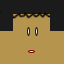
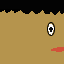
Layers edited between the first and the second 64×64 image:
removed layer "矩形 4" over [50, 12, 64, 31]
removed layer "矩形 3" over [0, 13, 13, 31]
removed layer "椭圆 2" over [28, 50, 35, 53]
removed layer "椭圆 1 副本" over [27, 27, 30, 36]
added layer "矩形 5" above "图层 4" over [0, 0, 64, 9]
renamed "图层 1" to "图层 4", moved it above "椭圆 1", painted on it over [0, 0, 64, 53]
painted on "椭圆 1", unmasked it over [35, 22, 55, 36]
renamed "图层 2" to "图层 3", painted on it over [0, 0, 64, 53]
removed layer "矩形 1" over [0, 0, 64, 14]
